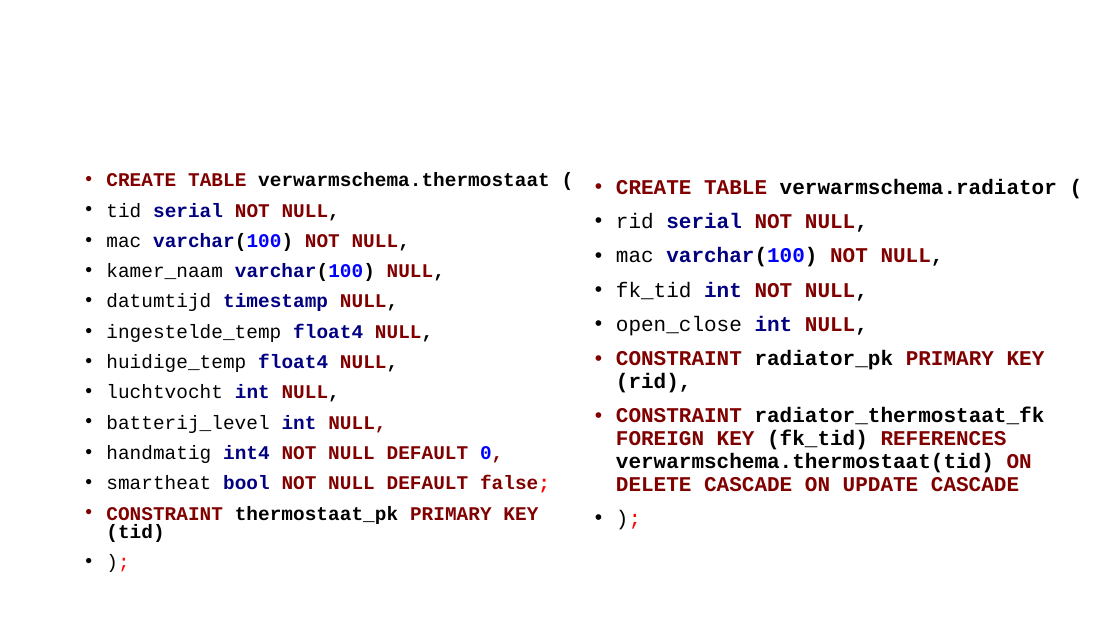
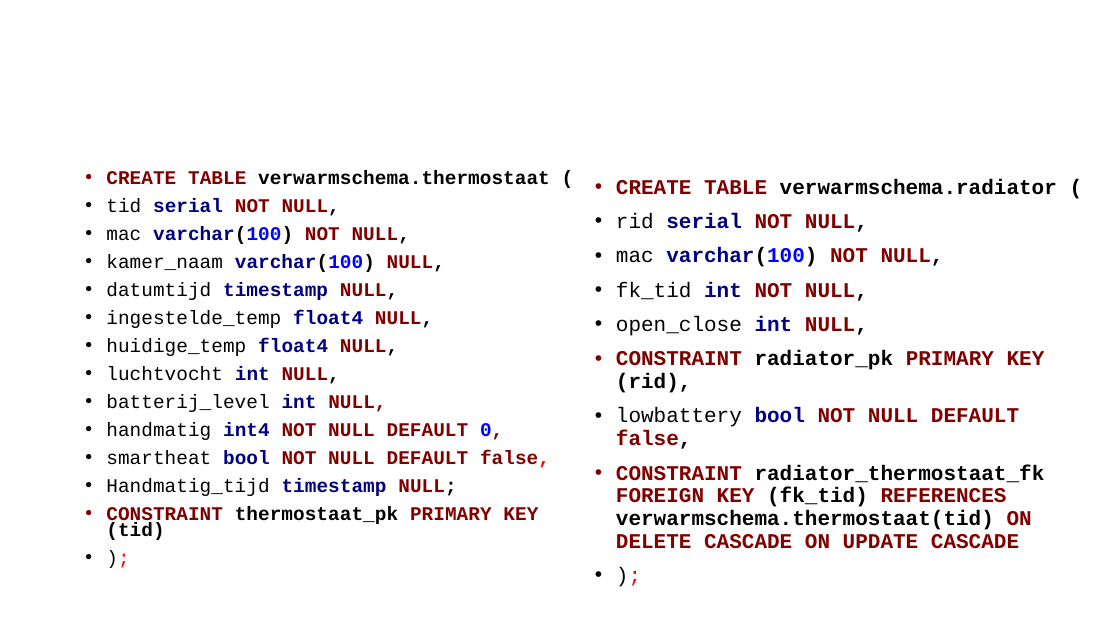
Before and after one commit to Koenmani/temperature, a slide deck: slide 2 of design.pptx. Drawn at 1120x630 pixels with LibreOffice and Linux fonts; fonts in the diff are those of the drawing. Boxes give left, top, right and bottom in pixels: in the first picture for what was removed or moved away, otherwise in the second. Text is boxed around its words. In the diff, an @@ line names an element or a change of style, - is before the commit and + after.

```diff
--- a/design.pptx
+++ b/design.pptx
@@ text at box(106, 171, 550, 540): line spacing 0.8 to 0.7 @@
@@ text at box(616, 408, 1019, 449): paragraph added @@
+• lowbattery bool NOT NULL DEFAULT false,
@@ text at box(106, 451, 550, 496): text changed; text colour #800000 to #000000 @@
-• smartheat bool NOT NULL DEFAULT false;
+• smartheat bool NOT NULL DEFAULT false,
+• Handmatig_tijd timestamp NULL;
```
Also in this commit, not shown: 1 other slide changed, 7 other files.
